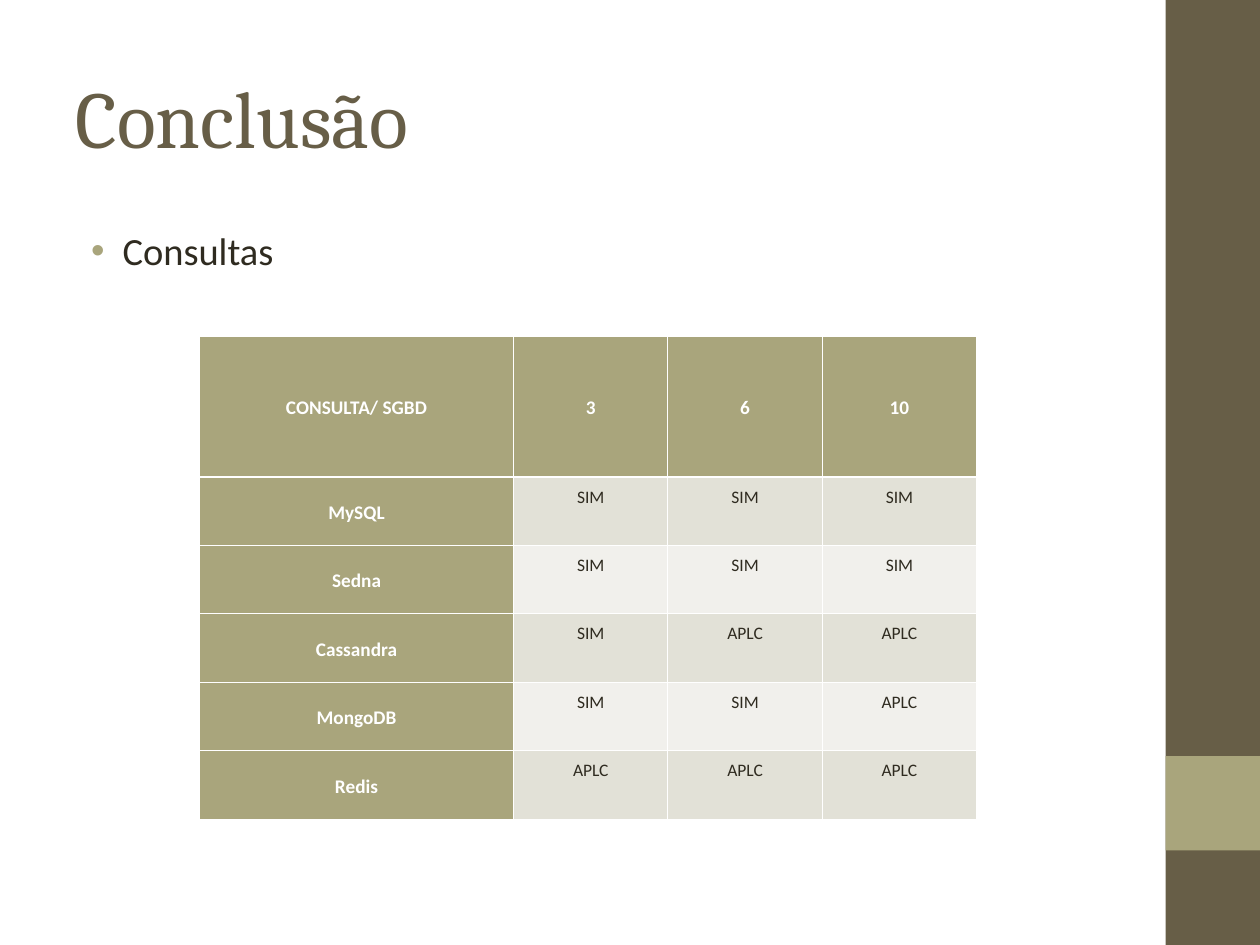
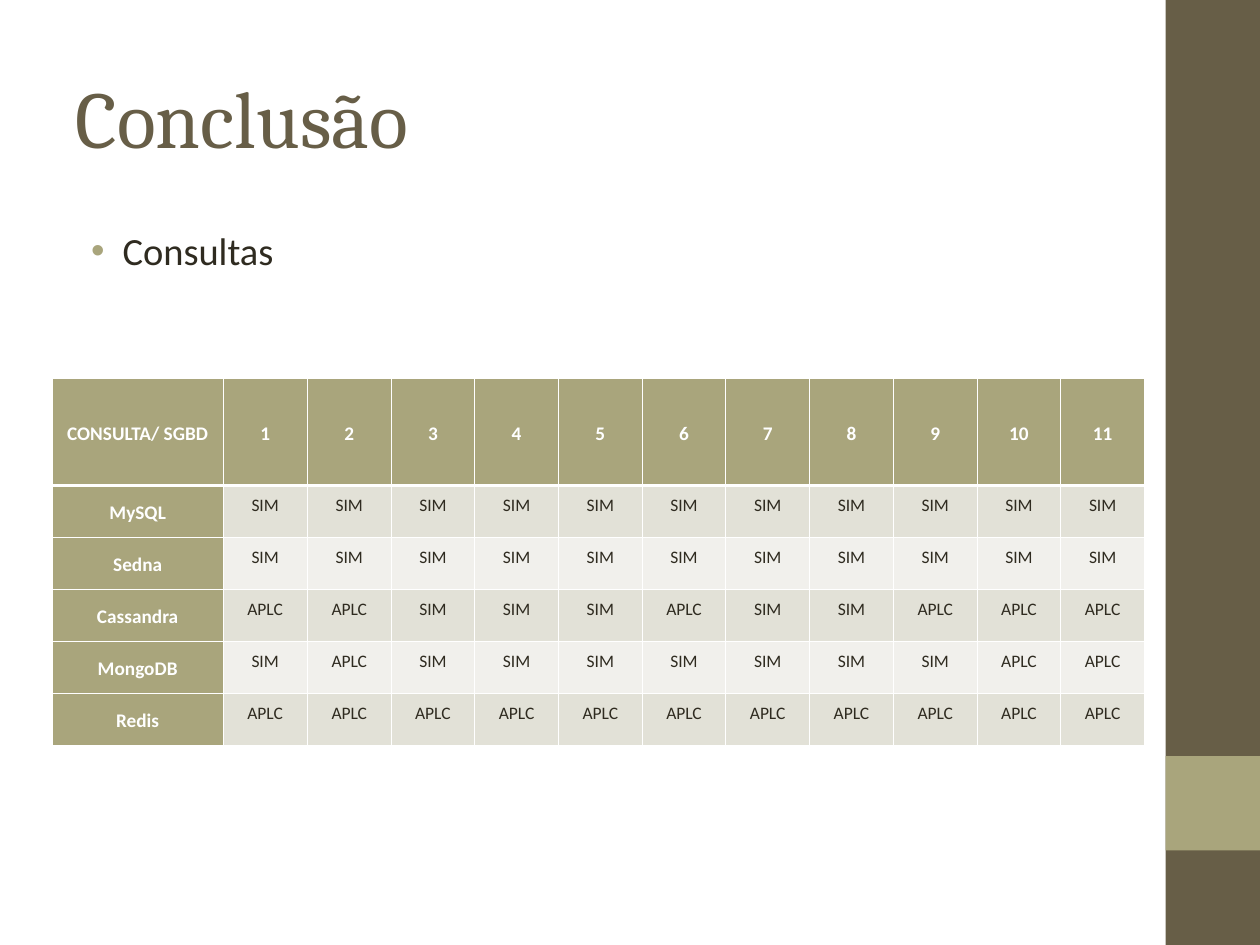
Before and after one commit to biacpaixao/Projeto_Final, a slide deck: slide 61 of apresentacao_projeto_final.ppt. Drawn at 1260x945 pixels with LibreOffice and Linux fonts; fonts in the diff are those of the drawing; background and template pictures are left out. Boxes give left, top, right and bottom in pixels: in the first picture for what was removed or moved away, otherwise in the second. Text is boxed around its words. In the diff, an @@ line names an element or a change of style, - is before the commit and + after.

```diff
--- a/apresentacao_projeto_final.ppt
+++ b/apresentacao_projeto_final.ppt
@@ table at [53,378,1139,746] @@
+column 2: 1 | SIM | SIM | APLC | SIM | APLC
+column 3: 2 | SIM | SIM | APLC | APLC | APLC
+column 5: 4 | SIM | SIM | SIM | SIM | APLC
+column 6: 5 | SIM | SIM | SIM | SIM | APLC
+column 8: 7 | SIM | SIM | SIM | SIM | APLC
+column 9: 8 | SIM | SIM | SIM | SIM | APLC
+column 10: 9 | SIM | SIM | APLC | SIM | APLC
+column 12: 11 | SIM | SIM | APLC | APLC | APLC
@@ table: place and size @@
-table at [199,336,975,819]
+table at [53,378,1139,746]
```
Also in this commit, not shown: 1 other slide changed, 2 slides added.
